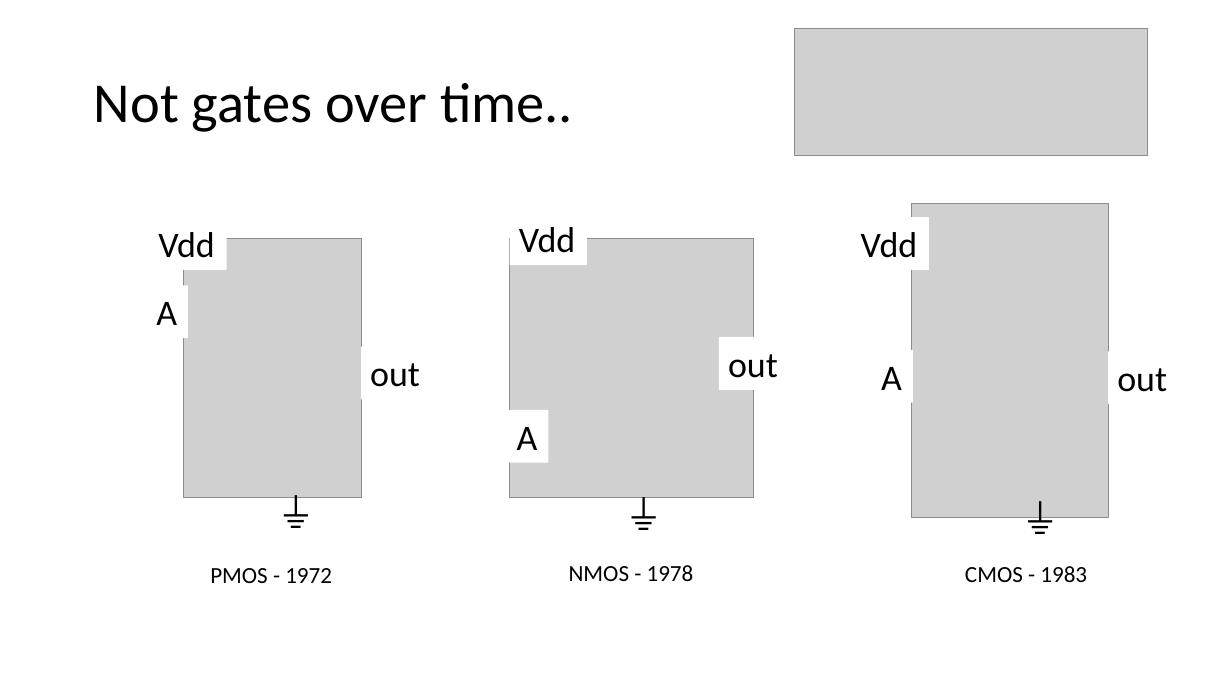
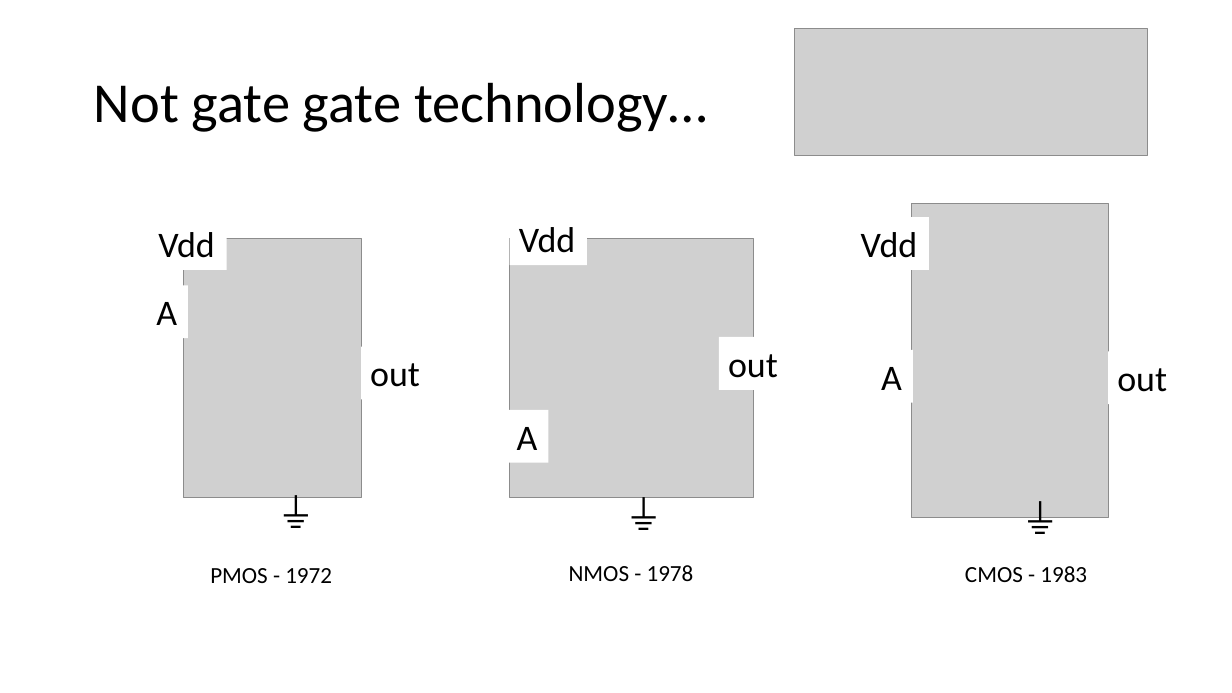
Before and after one commit to csev/ca4e, a slide deck: slide 18 of lectures/02-SolidState.pptx. Drawn at 1232x693 pixels with LibreOffice and Linux fonts; fonts in the diff are those of the drawing; grey boxes stand for pictures. Boxes give left, top, right and bottom in pixels: in the first picture for what was removed or moved away, otherwise in the second. Text is boxed around its words. In the diff, an @@ line names an element or a change of style, - is before the commit and + after.

```diff
--- a/lectures/02-SolidState.pptx
+++ b/lectures/02-SolidState.pptx
@@ title at bbox=[94, 82, 707, 132]: text changed @@
-Not gates over time..
+Not gate gate technology…
```
Also in this commit, not shown: 12 other slides changed, 1 slide removed, 2 other files.
